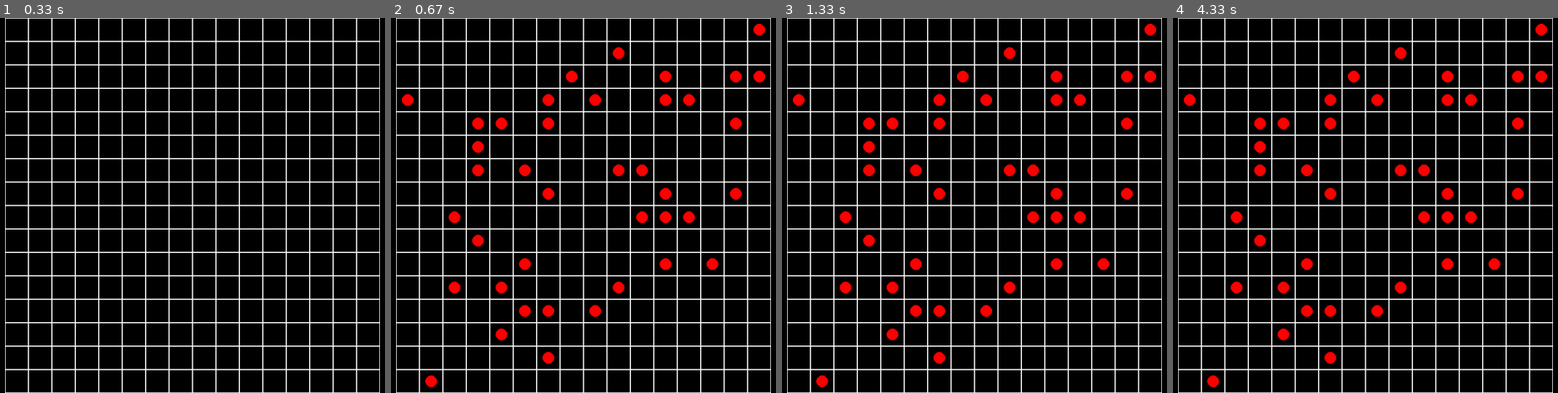
Above: before the commit, frames 1-4 (left to right).
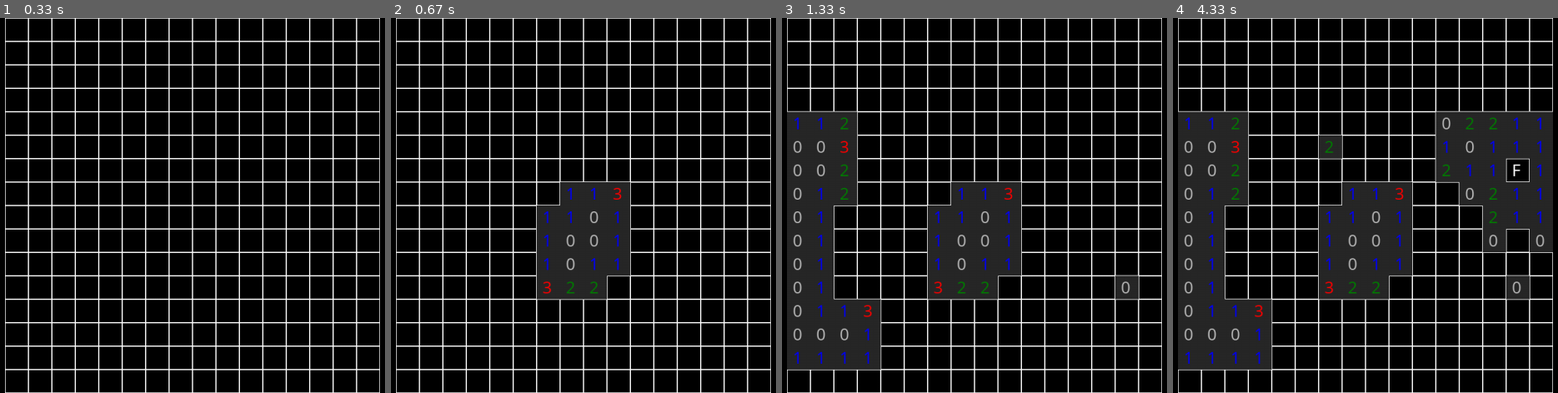
Above: after the commit, the same moments.

Repository: eduardoqcouto-glitch/Paint
Game: pygame game, started from Minesweeper.py
The game is run twice, just before and just after one commit, with the same random seed, the same clock (stepped at 60 frames per second) and the same inputs.
Inputs (mouse positions are in pixels of both pictures, inside the frame that each line leads up to):
- Up to frame 1 (0.33 s): type "2 (at the terminal prompt)" at 0 s
- Up to frame 2 (0.67 s): click (583, 205) at 0.38 s
- Up to frame 3 (1.33 s): click (793, 209) at 0.72 s; click (outside the picture) at 1.05 s
- Up to frame 4 (4.33 s): right-click (1188, 130) at 1.38 s; click (outside the picture) at 1.72 s; click (1342, 141) at 2.05 s; right-click (1515, 175) at 2.38 s; click (outside the picture) at 2.72 s; click (outside the picture) at 3.05 s; click (1523, 138) at 3.38 s; click (outside the picture) at 4.22 s

Frame 1 is identical in both runs. In frame 2, 10% of the frame differs, in the area x 2-98%, y 1-99%; in frame 3, 23%; in frame 4, 31%, in the area x 1-99%, y 1-99%.

Commit message:
Pongsweeper

Diff:
--- a/Minesweeper.py
+++ b/Minesweeper.py
@@ -2,7 +2,7 @@
 import random
 
 n_mines = int(input("How many mines?\n >>"))
-n_mines = max(40, min(n_mines, 80))  # Ensure the number of mines is between 40 and 80
+n_mines = max(40, min(n_mines, 80))
 
 pygame.init()
 
@@ -11,6 +11,19 @@
 font = pygame.font.SysFont("comicsansms", 30)
 
 BOARD_PADDING = 320
+
+colors = {
+    "F": (255, 255, 255),
+    "0": (192, 192, 192),
+    "1": (0, 0, 255),
+    "2": (0, 128, 0),
+    "3": (255, 0, 0),
+    "4": (0, 0, 128),
+    "5": (128, 0, 0),
+    "6": (0, 128, 128),
+    "7": (0, 0, 0),
+    "8": (128, 128, 128)
+}
 
 board = [
     list("################")
@@ -22,16 +35,36 @@
     for _ in range(16)
 ]
 
-def create_board(board):
+def draw_board(board):
     for y in range(16):
         for x in range(16):
             pygame.draw.rect(screen, (255, 255, 255), (x * 40 + BOARD_PADDING, y * 40, 40, 40), 1)
-            if board[y][x] == "*":
-                pygame.draw.circle(screen, (255, 0, 0), (x * 40 + 20 + BOARD_PADDING, y * 40 + 20), 10)
+            if board[y][x] != "#":
+                if board[y][x] != "F":
+                    screen.fill((2**3 * 5, -9920+9960, 40), (x * 40 + BOARD_PADDING, y * 40, 40, 40))
+                text = font.render(board[y][x], True, colors[board[y][x]])
+                screen.blit(text, (x * 40 + BOARD_PADDING + 10, y * 40))
 
 mines = []
 numbers = []
 flags = []
+
+def afdsioadsfjodsf(v_board, board, x, y):
+    count_flags = 0
+    for i in range(-1, 2):
+        for j in range(-1, 2):
+            if 0 <= x + i < 16 and 0 <= y + j < 16:
+                if v_board[y + j][x + i] == "F":
+                    count_flags += 1
+
+    if v_board[y][x] == "#":
+        v_board[y][x] = str(number_of_mines(board, x, y))
+        if v_board[y][x] == "0" or count_flags == int(v_board[y][x]):
+            for i in range(-1, 2):
+                for j in range(-1, 2):
+                    if 0 <= x + i < 16 and 0 <= y + j < 16:
+                        afdsioadsfjodsf(v_board, board, x + i, y + j)
+
 
 def print_board(board):
     for row in board:
@@ -85,31 +118,44 @@
 
         elif event.type == pygame.MOUSEBUTTONDOWN:
             if First_click and event.button == 1:
+
                 p_x, p_y = pygame.mouse.get_pos()
                 p_x, p_y = pos_to_index(p_x, p_y)
                 mine(board, p_x, p_y)
                 First_click = False
                 number(board)
                 print_board(board)
+
             if event.button == 1:
+
                 if board[p_y][p_x] == "*":
                     print("Game Over")
                     running = False
+
                 else:
-                    board[p_y][p_x] = str(number_of_mines(board, p_x, p_y))
+                    afdsioadsfjodsf(visible_board, board, p_x, p_y)
+
+            if event.button == 2:
+                p_x, p_y = pygame.mouse.get_pos()
+                p_x, p_y = pos_to_index(p_x, p_y)
+                afdsioadsfjodsf(visible_board, board, p_x, p_y)
+
             if event.button == 3:
-                if board[p_y][p_x] == "#":
-                    board[p_y][p_x] = "F"
+
+                if visible_board[p_y][p_x] == "#":
+                    visible_board[p_y][p_x] = "F"
                     flags.append((p_x, p_y))
-                elif board[p_y][p_x] == "F":
-                    board[p_y][p_x] = "#"
+
+                elif visible_board[p_y][p_x] == "F":
+
+                    visible_board[p_y][p_x] = "#"
                     flags.remove((p_x, p_y))
 
     for flag in flags:
         text = font.render("F", True, (255, 255, 255))
         screen.blit(text, (flag[0] * 40 + BOARD_PADDING + 10, flag[1] * 40))
 
-    create_board(board)
+    draw_board(visible_board)
     pygame.display.flip()
 
     clock.tick(60)
--- /dev/null
+++ b/Pong.py
@@ -0,0 +1,477 @@
+import pygame
+import math
+import random
+import time
+
+pygame.init()
+
+tela = pygame.display.set_mode((1250, 650))
+paint = pygame.Surface((1250, 650), pygame.SRCALPHA)
+pygame.display.set_caption("Pong")
+font = pygame.font.SysFont("comicsansms", 25)
+font_morte = pygame.font.SysFont("comicsansms", 50)
+
+tela.fill((0, 0, 0))
+running = True
+
+class Ball:
+    def __init__(self, x=300, y=300, dx=1, dy=1):
+        self.y = y
+        self.x = x
+        self.dx = dx
+        self.dy = dy
+        self.radius = 5
+
+        self.v = 5
+        self.theta = 45
+
+        self.Vx = self.v * math.cos(math.radians(self.theta))
+        self.Vy = self.v * math.sin(math.radians(self.theta))
+
+class Player(pygame.Rect):
+    def __init__(self, x):
+        super().__init__(x, 300, 10, 100)
+
+colors = [(230, 0, 0), (0, 200, 0), (0, 0, 210), (255, 255, 0), (0, 255, 255)]
+
+class Obstacles(pygame.Rect):
+    def __init__(self, x, y):
+        super().__init__(x, y, 20, 60)
+        self.color = (255, 255, 255)
+        self.left_hitbox = pygame.Rect(x-1, y, 1, 60)
+        self.right_hitbox = pygame.Rect(x+21, y, 1, 60)
+        self.upper_hitbox = pygame.Rect(x, y-1, 20, 1)
+        self.bottom_hitbox = pygame.Rect(x, y+61, 20, 1)
+
+
+clock = pygame.time.Clock()
+ball = Ball()
+player = Player(x = 100)
+
+obstacles = []
+
+LEVELS = {
+
+    1: [
+        "....##....",
+        "...####...",
+        "...####...",
+        "....##....",
+        "..........",
+        "..........",
+    ],
+
+    2: [
+        "..######..",
+        "..######..",
+        "..........",
+        "..######..",
+        "..........",
+        "..........",
+    ],
+
+    3: [
+        ".#.#.#.#..",
+        "#.#.#.#...",
+        ".#.#.#.#..",
+        "#.#.#.#...",
+        "..........",
+        "..........",
+    ],
+
+    4: [
+        "..##..##..",
+        "..##..##..",
+        "..##..##..",
+        "..##..##..",
+        "..........",
+        "..........",
+    ],
+
+    5: [
+        "..######..",
+        ".########.",
+        ".###..###.",
+        ".###..###.",
+        ".########.",
+        "..######..",
+    ],
+
+
+    # =========================
+    # MÉDIO — LEVELS 6 A 10
+    # =========================
+
+    6: [
+        "##########",
+        "..........",
+        ".########.",
+        "..........",
+        "..######..",
+        "..........",
+    ],
+
+    7: [
+        "##########",
+        "#........#",
+        "#..####..#",
+        "#..####..#",
+        "#........#",
+        "##########",
+    ],
+
+    8: [
+        "###.......",
+        ".###......",
+        "..###.....",
+        "...###....",
+        "....###...",
+        ".....#####",
+    ],
+
+    9: [
+        "#.#.#.#.#.",
+        ".#.#.#.#.#",
+        "#.#.#.#.#.",
+        ".#.#.#.#.#",
+        "#.#.#.#.#.",
+        ".#.#.#.#.#",
+    ],
+
+    10: [
+        "##########",
+        "##......##",
+        "##.####.##",
+        "##.####.##",
+        "##......##",
+        "##########",
+    ],
+
+
+    # =========================
+    # DIFÍCIL — LEVELS 11 A 15
+    # =========================
+
+    11: [
+        "##########",
+        ".########.",
+        "..######..",
+        "...####...",
+        "..######..",
+        ".########.",
+    ],
+
+    12: [
+        "###.###.##",
+        "###.###.##",
+        ".###.###.#",
+        ".###.###.#",
+        "###.###.##",
+        "###.###.##",
+    ],
+
+    13: [
+        "##########",
+        "####..####",
+        "###.##.###",
+        "##.####.##",
+        "#.######.#",
+        "##########",
+    ],
+
+    14: [
+        "##########",
+        "#..####..#",
+        "##.#..#.##",
+        "#.######.#",
+        "##..##..##",
+        "##########",
+    ],
+
+    15: [
+        "##########",
+        "##########",
+        "##########",
+        "##########",
+        "##########",
+        "##########",
+    ],
+}
+
+def Level(number):
+    obstacles.clear()
+
+    if number > 15:
+        return None
+
+    layout = LEVELS[number]
+
+    start_x = 380
+    start_y = 70
+
+    spacing_x = 75
+    spacing_y = 80
+
+    for row, line in enumerate(layout):
+        for column, block in enumerate(line):
+
+            if block == "#":
+                x = start_x + column * spacing_x
+                y = start_y + row * spacing_y
+
+                obstacle = Obstacles(x, y)
+                obstacles.append(obstacle)
+
+def reset_level(level):
+
+    powerups.clear()
+    balls.clear()
+
+    player.height = 100
+    player.centery = 325
+
+    new_ball = Ball()
+
+    new_ball.v = 5 + 0.2 * (level - 1)
+
+    new_ball.Vx = new_ball.v * math.cos(math.radians(new_ball.theta))
+    new_ball.Vy = new_ball.v * math.sin(math.radians(new_ball.theta))
+
+    balls.append(new_ball)
+
+    time.sleep(0.5)
+
+class Powerups:
+    def __init__(self, x, y, color):
+        self.x = x
+        self.y = y
+        self.width = 20
+        self.height = 20
+        self.rect = pygame.Rect(x, y, self.width, self.height)
+        self.color = color
+
+class SlowBoost(Powerups):
+
+    def apply(self, player, balls):
+        for ball in balls:
+            ball.v *= 0.5
+            ball.Vx = ball.v * math.cos(math.radians(ball.theta))
+            ball.Vy = ball.v * math.sin(math.radians(ball.theta))
+
+class Moreballs(Powerups):
+
+    def apply(self, player, balls):
+
+        original_balls = balls[:]
+
+        for ball in original_balls:
+            for i in range(2):
+
+                new_ball = Ball(
+                    x=ball.x,
+                    y=ball.y,
+                    dx=random.choice([-1, 1]),
+                    dy=random.choice([-1, 1])
+                )
+
+                new_ball.v = ball.v
+
+                new_ball.Vx = new_ball.v * math.cos(
+                    math.radians(new_ball.theta)
+                )
+
+                new_ball.Vy = new_ball.v * math.sin(
+                    math.radians(new_ball.theta)
+                )
+
+                balls.append(new_ball)
+
+# class ExtraLife(Powerups): Later, im lazy
+#     def __init__(self):
+#         pass
+
+class PlayerSizeIncrease(Powerups):
+    def apply(self, player, balls):
+        player.height += 30
+
+class BallsizeIncrease(Powerups):
+
+    def apply(self, player, balls):
+
+        for ball in balls:
+            ball.radius = 8
+
+def create_powerup(x, y):
+    powerup_type = random.choice([SlowBoost, Moreballs, PlayerSizeIncrease, BallsizeIncrease])
+    if powerup_type == SlowBoost:
+        return SlowBoost(x, y, (0, 0, 255))
+    elif powerup_type == Moreballs:
+        return Moreballs(x, y, (0, 255, 0))
+    elif powerup_type == PlayerSizeIncrease:
+        return PlayerSizeIncrease(x, y, (255, 0, 0))
+    elif powerup_type == BallsizeIncrease:
+        return BallsizeIncrease(x, y, (255, 255, 0))
+frames = 0
+seconds = 0
+score = 0
+level = 0
+balls = [ball]
+powerups = []
+
+while running:
+    tela.fill((0, 0, 0))
+    score_text = font.render(f"Score: {score}", True, (255, 255, 255))
+    level_text = font.render(f"Level: {level}", True, (255, 255, 255))
+
+    tela.blit(score_text, (10, 10))
+    tela.blit(level_text, (200, 10))
+
+    pygame.draw.rect(tela, (255, 255, 255), player)
+
+    player.y = pygame.mouse.get_pos()[1] - player.height // 2
+
+    for event in pygame.event.get():
+        if event.type == pygame.QUIT:
+            running = False
+
+    for obstacle in obstacles:
+        pygame.draw.rect(tela, obstacle.color, obstacle)
+        pygame.draw.rect(tela, (0, 0, 0), obstacle.inflate(-8, -8))
+
+    for ball in balls:
+        ball_hitbox = pygame.Rect(ball.x - ball.radius, ball.y - ball.radius, 2 * ball.radius, 2 * ball.radius)
+        pygame.draw.circle(tela, (255, 255, 255), (ball.x, ball.y), ball.radius)
+        pygame.Rect(ball.x, ball.y, 9, 9)
+
+        if ball.v < 5:
+            ball.v = 5
+            ball.Vx = ball.v * math.cos(math.radians(ball.theta))
+            ball.Vy = ball.v * math.sin(math.radians(ball.theta))
+
+
+        if (ball.y < 10 and ball.dy == -1) or (ball.y > 640 and ball.dy == 1):
+
+            ball.dy *= -1
+
+            ball.theta = random.randint(30, 60)
+
+            ball.Vx = ball.v * math.cos(math.radians(ball.theta))
+            ball.Vy = ball.v * math.sin(math.radians(ball.theta))
+
+
+        if (ball.x > 1240 and ball.dx == 1):
+
+            ball.dx *= -1
+
+            ball.theta = random.randint(30, 60)
+
+            ball.Vx = ball.v * math.cos(math.radians(ball.theta))
+            ball.Vy = ball.v * math.sin(math.radians(ball.theta))
+
+        if ball.x < 10:
+            balls.remove(ball)
+            if not balls:
+                running = False
+
+        steps = max(1, math.ceil(max(abs(ball.Vx), abs(ball.Vy))))
+
+        for _ in range(steps):
+
+            ball.x += (ball.Vx * ball.dx) / steps
+            ball.y += (ball.Vy * ball.dy) / steps
+
+            ball_hitbox = pygame.Rect(0, 0, 10, 10)
+            ball_hitbox.center = (round(ball.x), round(ball.y))
+
+            for obstacle in obstacles:
+                if obstacle.left_hitbox.colliderect(ball_hitbox) or obstacle.right_hitbox.colliderect(ball_hitbox):
+
+                    obstacles.remove(obstacle)
+
+                    ball.dx *= -1
+
+                    score += 10
+
+                    if random.randint(1, 5) == 1:
+                        powerup = create_powerup(obstacle.x + obstacle.width // 2 - 10, obstacle.y + obstacle.height // 2 - 10)
+                        powerups.append(powerup)
+
+                elif obstacle.upper_hitbox.colliderect(ball_hitbox) or obstacle.bottom_hitbox.colliderect(ball_hitbox):
+
+                    obstacles.remove(obstacle)
+
+                    ball.dy *= -1
+
+                    score += 10
+
+                    if random.randint(1, 5) == 1:
+                        powerup = create_powerup(obstacle.x + obstacle.width // 2 - 10, obstacle.y + obstacle.height // 2 - 10)
+                        powerups.append(powerup)
+
+            if ball_hitbox.colliderect(player) and ball.dx == -1:
+                ball.dx = 1
+
+                offset = ball.y - player.centery
+                relative = offset / (player.height / 2)
+                relative = max(-1, min(1, relative))
+
+                min_theta = 10
+                max_theta = 75
+
+                ball.theta = min_theta + abs(relative) * (max_theta - min_theta)
+
+                if relative < 0:
+                    ball.dy = -1
+                else:
+                    ball.dy = 1
+
+                ball.Vx = ball.v * math.cos(math.radians(ball.theta))
+                ball.Vy = ball.v * math.sin(math.radians(ball.theta))
+
+                break
+
+        if frames % 120 == 0:
+            ball.v *= 1.02
+            print(ball.v)
+
+            ball.Vx = ball.v * math.cos(math.radians(ball.theta))
+            ball.Vy = ball.v * math.sin(math.radians(ball.theta))
+
+    for powerup in powerups:
+
+        pygame.draw.rect(tela, powerup.color, powerup.rect)
+
+        powerup.rect.x -= 3
+
+        if powerup.rect.colliderect(player):
+            powerup.apply(player, balls)
+            print(f"Powerup {powerup.__class__.__name__} applied!")
+            powerups.remove(powerup)
+
+        elif powerup.rect.x < -50:
+            powerups.remove(powerup)
+
+
+    if not obstacles:
+        if level > 15:
+            ball.v = 0
+            bit_error = font_morte.render("5 BIT ERROR", True, (255, 0, 0))
+            kill_text = font_morte.render("PARABENS, QUEBROU O JOGO", True, (255, 255, 255))
+            tela.blit(kill_text, (250, 300))
+            tela.blit(bit_error, (450, 200))
+            for ball in balls:
+                balls.remove(ball)
+        else:
+            level += 1
+            Level(level)
+            reset_level(level)
+
+    pygame.display.flip()
+    frames += 1
+
+    if frames % 60 == 0:
+        seconds += 1
+
+    clock.tick(60)
+
+pygame.quit()
